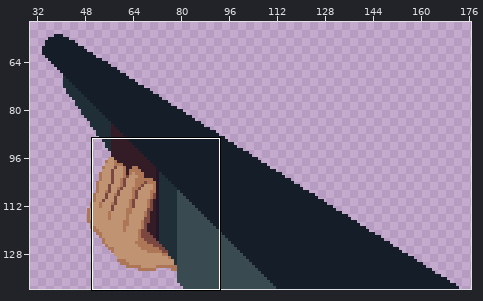
Two states of a pixel-art file, raw assets/shotgun.ase. Above, an overview of the earlier version with the close-up marked.
Close-up. As it was:
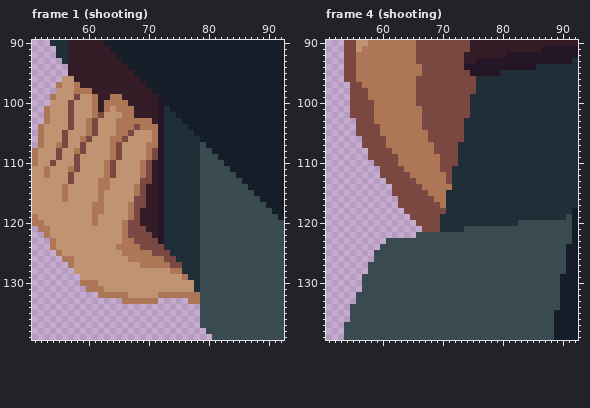
194x140 pixels, 6 frames. Shown: frame 1 (shooting): x 51..92, y 90..139; frame 4 (shooting): x 51..92, y 90..139. The wide view leaves out empty margins. The commit also changed other frames or places, which this record leaves out.
The result:
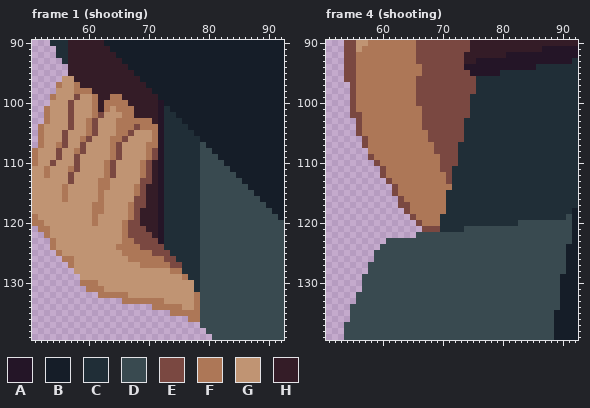
Palette (. is transparent): A #241527  B #151d28  C #202e37  D #394a50  E #7a4841  F #ad7757  G #c09473  H #341c27
The exact change:
--- frame 1 (shooting), layer "hand"
@@ x 69..80 @@
 131 GGGGGGGGGCDD
-132 GGGFFFFFFFDD
-133 FFF.....FFDD
-134 ..........DD
-135 ..........DD
-136 ..........DD
+132 GGGGGGGGGFDD
+133 FFFFGGGGGFDD
+134 ..FFFFFGGFDD
+135 .....FFFFFDD
+136 ........FFDD
 137 ..........DD
--- frame 4 (shooting), layer "hand"
@@ x 54..72 @@
  96 EEFFFFFFFFFFEEEEEEE
- 97 .EEFFFFFFFFFEEEEEEE
- 98 .EEEFFFFFFFFEEEEEEE
- 99 .EEEFFFFFFFFEEEEEEE
-100 .EEEEFFFFFFFEEEEEEE
-101 .EEEEFFFFFFFFEEEEEE
-102 .EEEEFFFFFFFFEEEEEE
-103 ..EEEFFFFFFFFEEEEEE
-104 ..EEEEFFFFFFFEEEEEE
-105 ..EEEEFFFFFFFFEEEEE
-106 ...EEEEFFFFFFFEEEEE
-107 ...EEEEFFFFFFFFEEEE
-108 ....EEEEFFFFFFFEEEE
-109 ....EEEEEFFFFFFFEEE
-110 .....EEEEFFFFFFFEEE
-111 ......EEEEFFFFFFEEC
-112 ......EEEEEFFFFFFEC
-113 .......EEEEEFFFFFEC
-114 ........EEEEEFFFFFC
-115 ........EEEEEEFFFCC
-116 .........EEEEEEFFCC
-117 .........EEEEEEEFCC
-118 ..........EEEEEEECC
-119 ...........EEEEECCC
-120 ............EEEECCC
+ 97 .EFFFFFFFFFFEEEEEEE
+ 98 .EFFFFFFFFFFEEEEEEE
+ 99 .EFFFFFFFFFFEEEEEEE
+100 .EFFFFFFFFFFEEEEEEE
+101 .EFFFFFFFFFFFEEEEEE
+102 .EEFFFFFFFFFFEEEEEE
+103 ..EFFFFFFFFFFEEEEEE
+104 ..EFFFFFFFFFFEEEEEE
+105 ..EFFFFFFFFFFFEEEEE
+106 ...EFFFFFFFFFFEEEEE
+107 ...EFFFFFFFFFFFEEEE
+108 ....FFFFFFFFFFFEEEE
+109 ....EFFFFFFFFFFFEEE
+110 .....EFFFFFFFFFFEEE
+111 ......EFFFFFFFFFEEC
+112 ......EFFFFFFFFFFEC
+113 .......EFFFFFFFFFEC
+114 ........EFFFFFFFFFC
+115 ........EFFFFFFFFCC
+116 .........EFFFFFFFCC
+117 .........EEFFFFFFCC
+118 ..........EFFFFFFCC
+119 ...........EFFFFCCC
+120 ............EFFFCCC
 121 .............EEECCC
